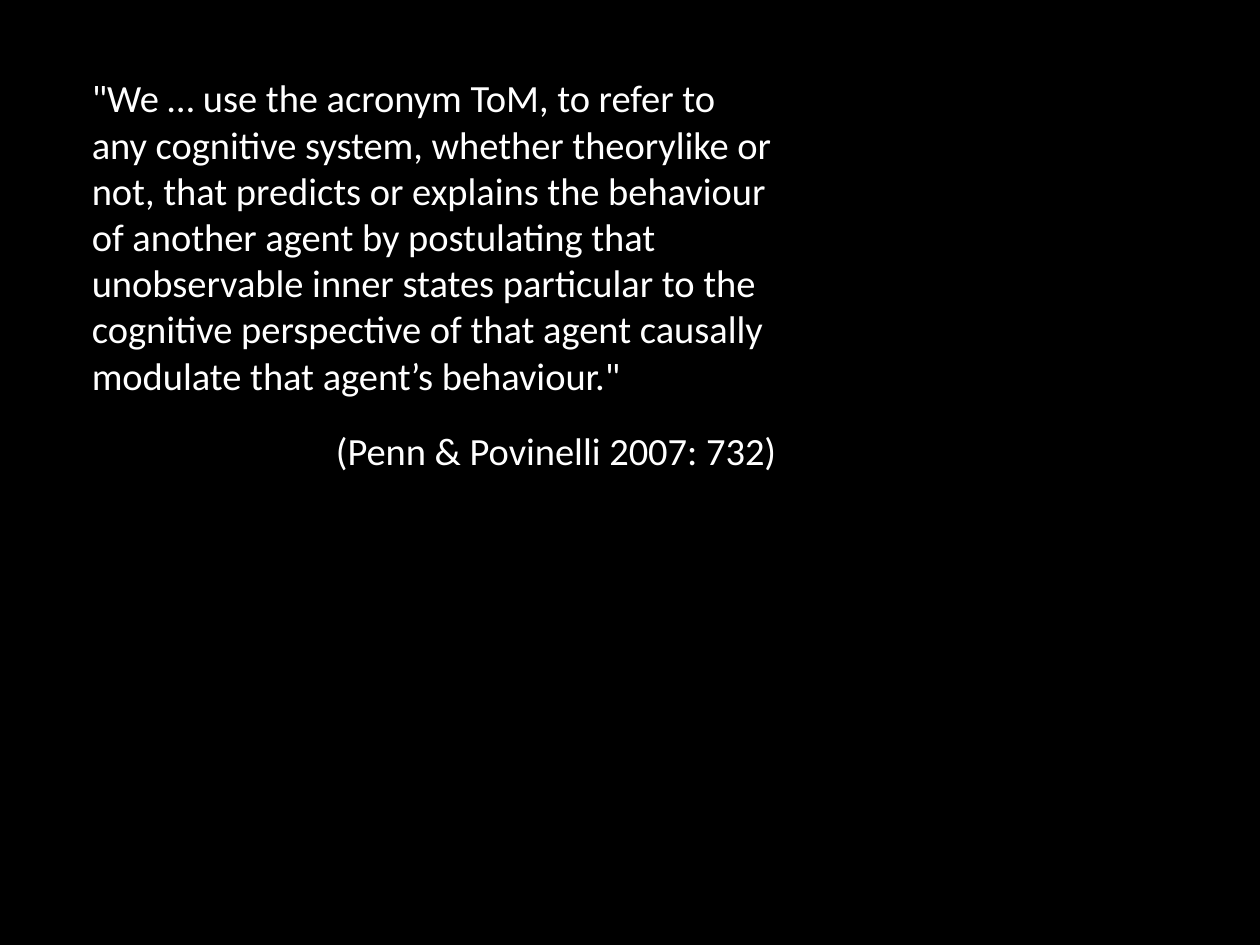
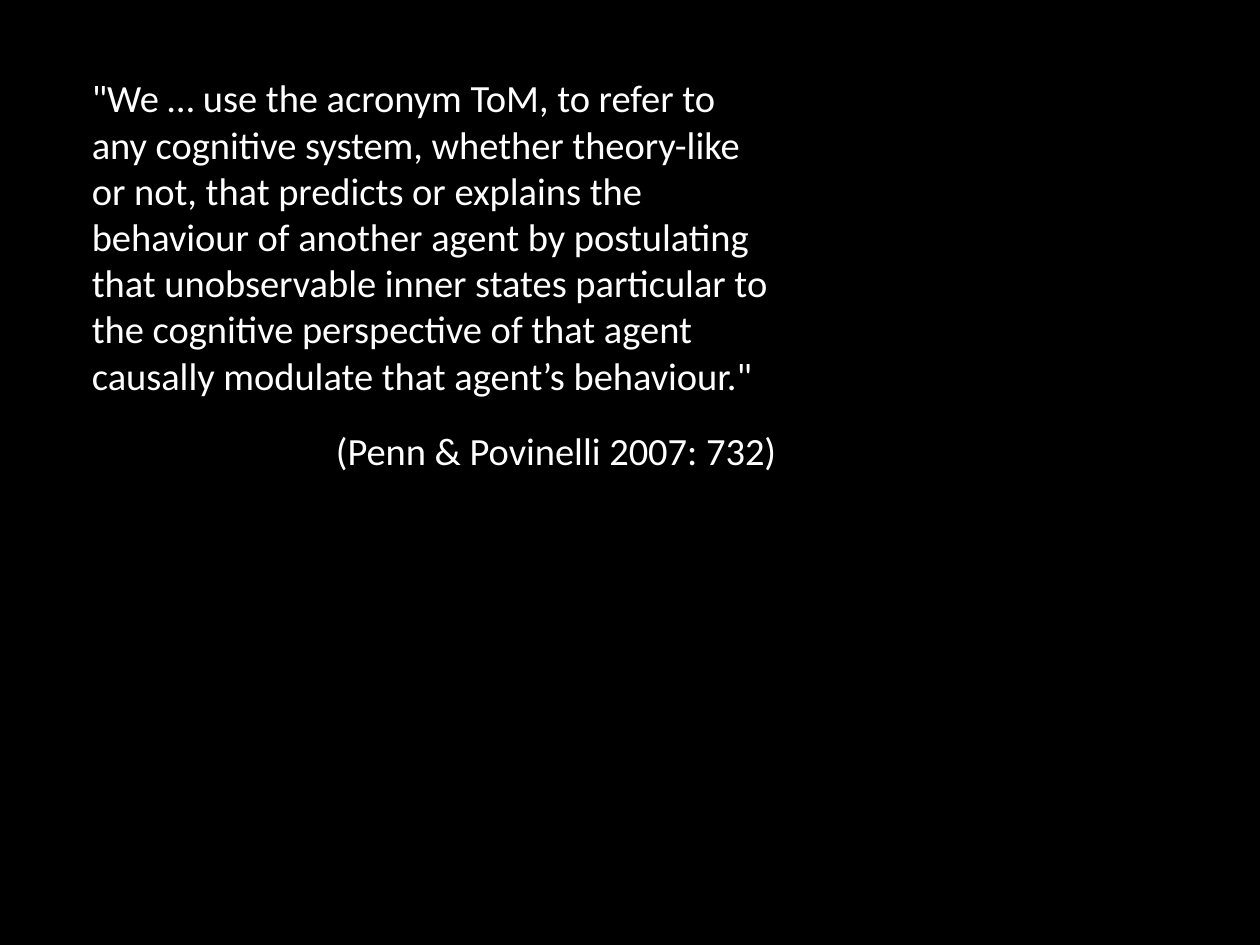
Before and after one commit to butterfill/minimal-theory-of-mind-cuny, a slide deck: slide 23 of minimal theory of mind cuny 03.pptx (slide 26 before the commit). Drawn at 1260x945 pixels with LibreOffice and Linux fonts; fonts in the diff are those of the drawing. Boxes give left, top, right and bottom in pixels: in the first picture for what was removed or moved away, otherwise in the second. Text is boxed around its words. In the diff, an @@ line names an element or a change of style, - is before the commit and + after.

```diff
--- a/minimal theory of mind cuny 03.pptx
+++ b/minimal theory of mind cuny 03.pptx
@@ text at (x1=92, y1=85, x2=767, y2=397): text changed @@
-"We … use the acronym ToM, to refer to any cognitive system, whether theorylike or not, that predicts or explains the behaviour of another agent by postulating that unobservable inner states particular to the cognitive perspective of that agent causally modulate that agent’s behaviour."
+"We … use the acronym ToM, to refer to any cognitive system, whether theory-like or not, that predicts or explains the behaviour of another agent by postulating that unobservable inner states particular to the cognitive perspective of that agent causally modulate that agent’s behaviour."
```
Also in this commit, not shown: 1 other slide changed, 11 slides added, 17 slides removed, 5 other files.
